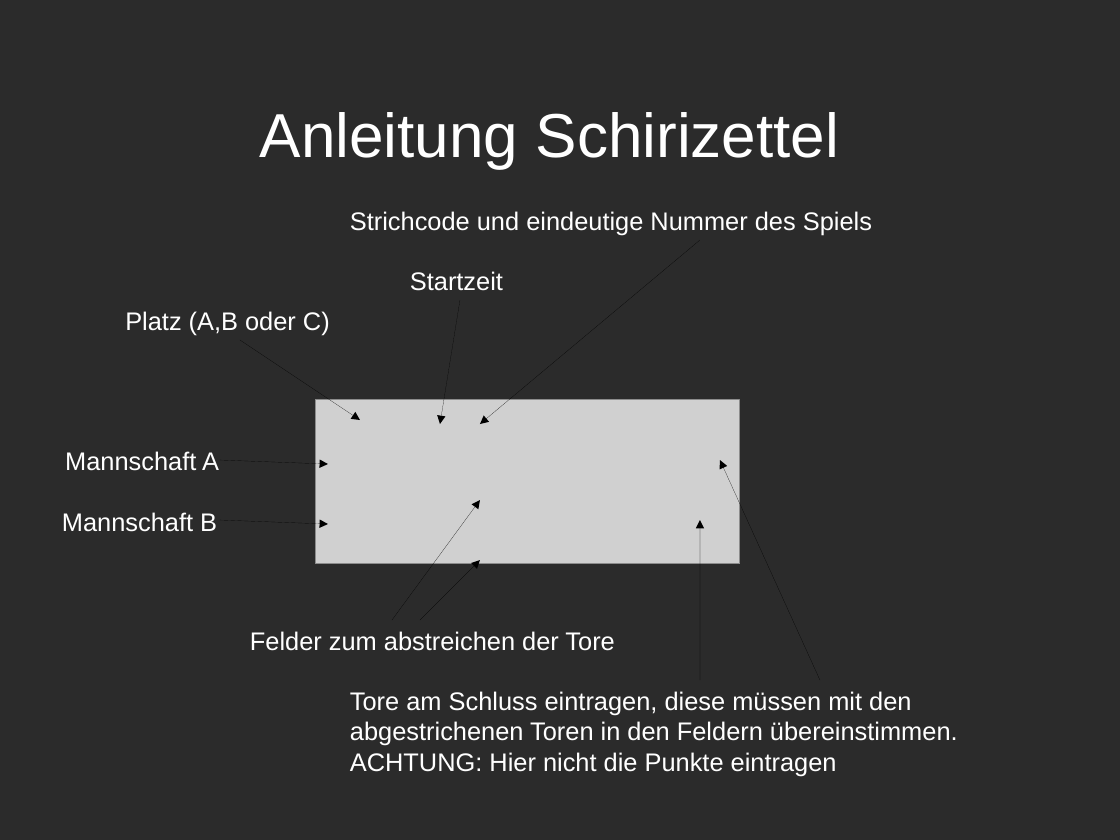
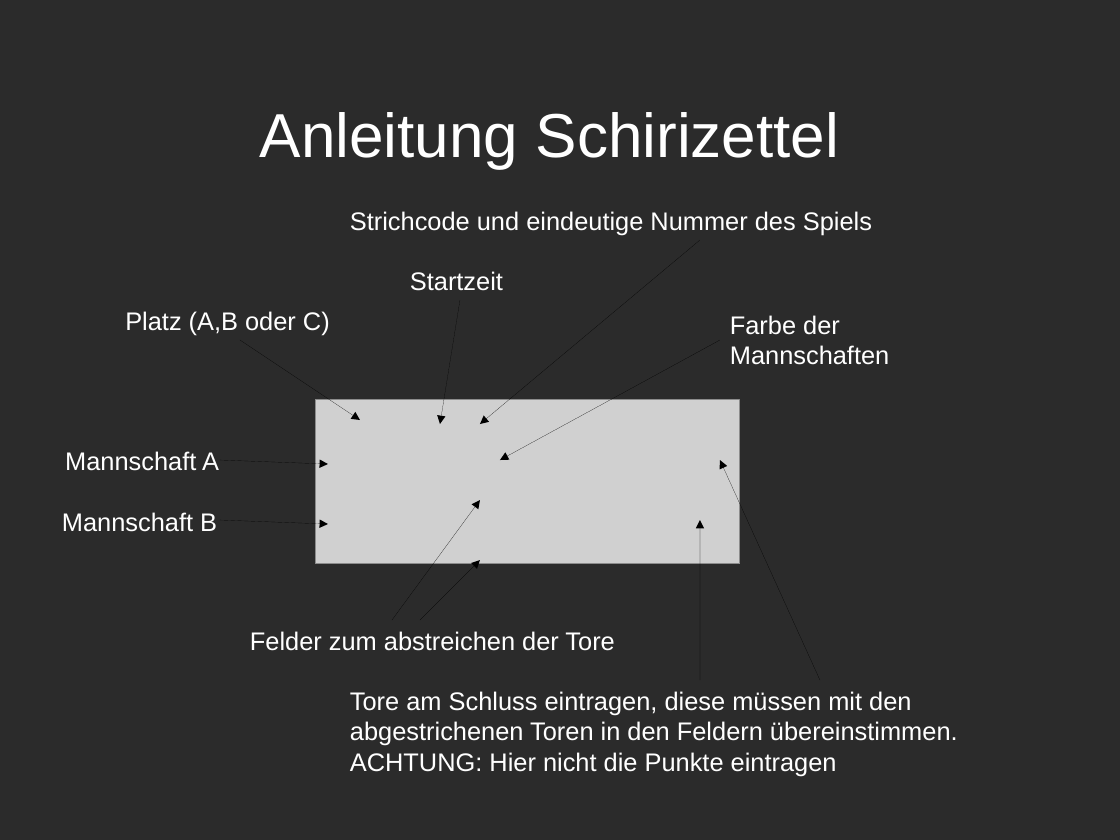
Before and after one commit to marthaler/schuelerturnier, a slide deck: slide 4 of mad_schuelerturnier_parent/praesentation.odp. Drawn at 1120x840 pixels with LibreOffice and Linux fonts; fonts in the diff are those of the drawing; grey boxes stand for pictures; background and template pictures are left out; a plain dark background stands for a picture behind light text. Boxes give left, top, right and bottom in pixels: in the first picture for what was removed or moved away, otherwise in the second. Text is boxed around its words. In the diff, an @@ line names an element or a change of style, - is before the commit and + after.

```diff
--- a/mad_schuelerturnier_parent/praesentation.odp
+++ b/mad_schuelerturnier_parent/praesentation.odp
@@ text added at [730, 315, 889, 365], 18 pt, text #FFFFFF @@
+Farbe der Mannschaften
@@ arrow added from (721, 340) to (500, 460), #000000 0 pt @@
```
Also in this commit, not shown: 1 other slide changed, 5 other files.
